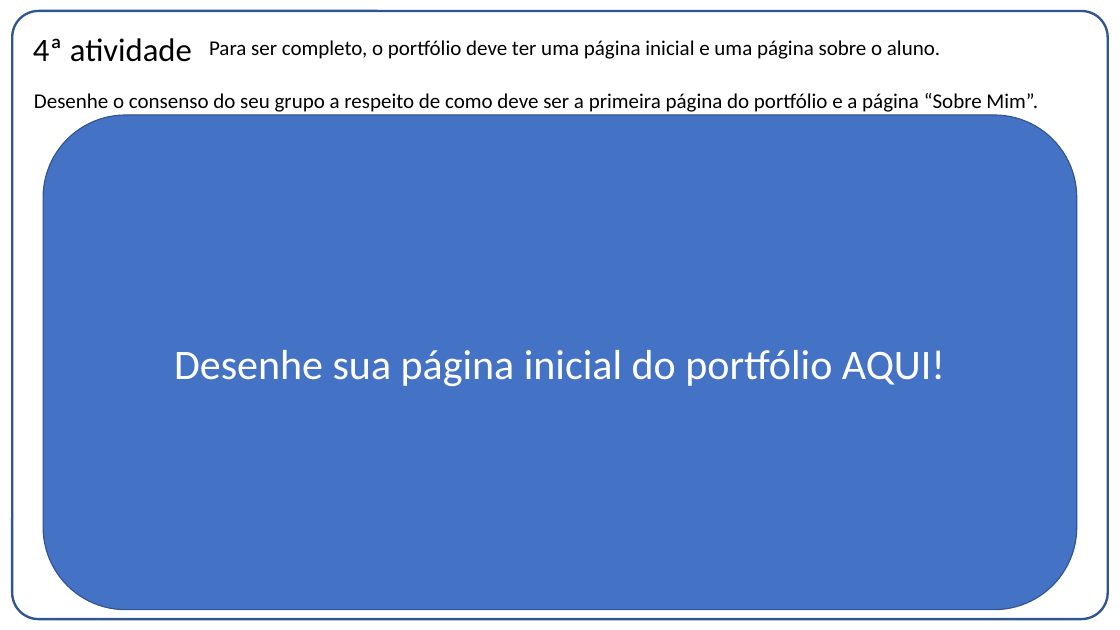
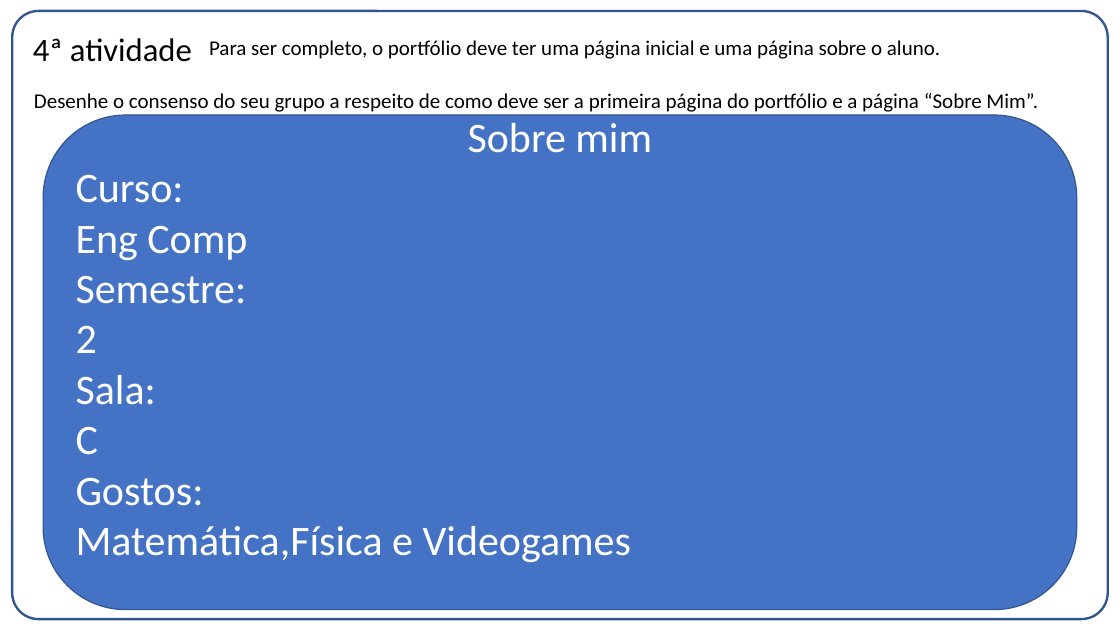
Before and after one commit to FelippeTeracini/J.L-Inc., a slide deck: slide 11 of Entrega01.pptx. Drawn at 1120x630 pixels with LibreOffice and Linux fonts; fonts in the diff are those of the drawing. Boxes give left, top, right and bottom in pixels: in the first picture for what was removed or moved away, otherwise in the second. Text is boxed around its words. In the diff, an @@ line names an element or a change of style, - is before the commit and + after.

```diff
--- a/Entrega01.pptx
+++ b/Entrega01.pptx
@@ text in rounded rectangle at [76, 123, 652, 562]: text changed @@
-Desenhe sua página inicial do portfólio AQUI!
+Sobre mim
+Curso:
+Eng Comp
+Semestre:
+2
+Sala:
+C
+Gostos:
+Matemática,Física e Videogames
```
Also in this commit, not shown: 3 other slides changed, 2 slides added, 2 slides removed.
